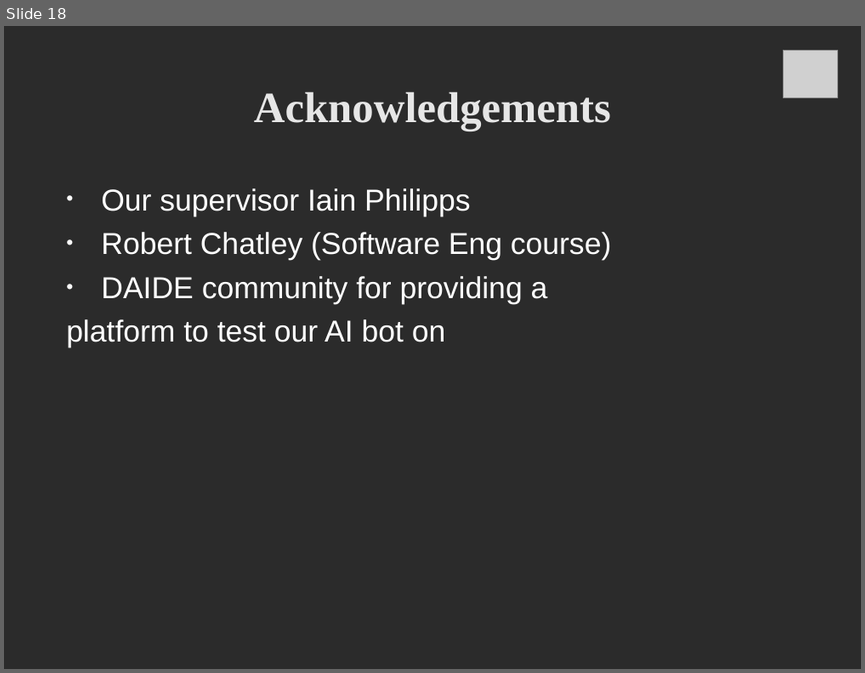
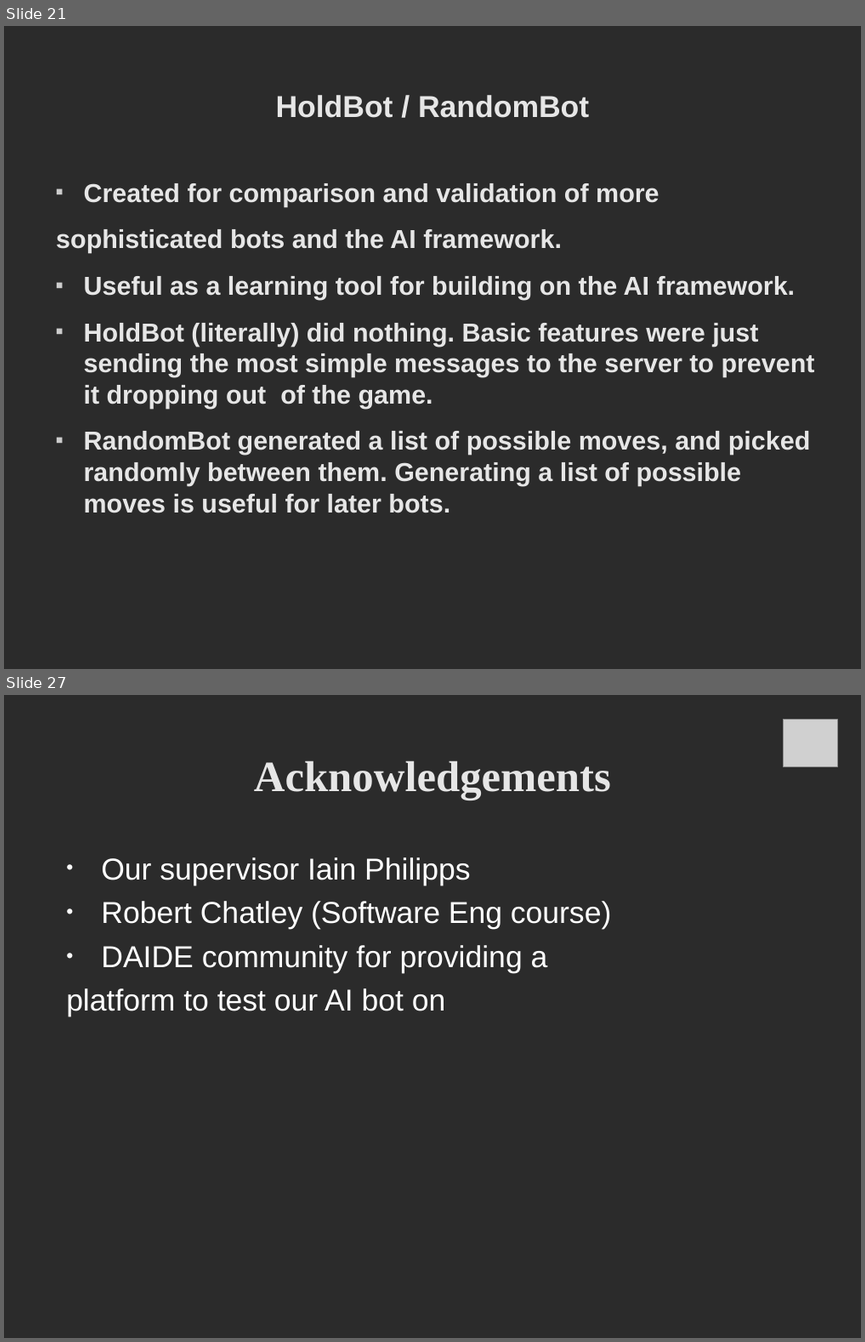
Before and after one commit to deltaluca/flappy, a slide deck: Presentation/ProjectDemonstration.odp. Shown one above the other, each under a label of ours: slide 18 before the commit, slides 21 and 27 after it; the slides between them are not shown. The pictures are 865x673 and 865x1342 pixels, drawn with LibreOffice and Linux fonts; fonts in the diff are those of the drawing; grey boxes stand for pictures; background and template pictures are left out; a plain dark background stands for a picture behind light text. Boxes give left, top, right and bottom in pixels: in the first picture for what was removed or moved away, otherwise in the second. Text is boxed around its words. In the diff, an @@ line names an element or a change of style, - is before the commit and + after.

```diff
--- a/Presentation/ProjectDemonstration.odp
+++ b/Presentation/ProjectDemonstration.odp
@@ slide 21 added at bbox=[4, 26, 861, 669], background picture (left out) @@
@@ title added at bbox=[276, 95, 589, 118], 28 pt, text #E6E6E6, bold @@
+HoldBot / RandomBot
@@ text added at bbox=[56, 183, 815, 513], 24 pt, text #E6E6E6, bold @@
+■ Created for comparison and validation of more
+sophisticated bots and the AI framework.
+■ Useful as a learning tool for building on the AI framework.
+■ HoldBot (literally) did nothing. Basic features were just sending the most simple messages to the server to prevent it dropping out of the game.
+■ RandomBot generated a list of possible moves, and picked randomly between them. Generating a list of possible moves is useful for later bots.
@@ what was slide 18 is now slide 27 @@
```
Also in this commit, not shown: 10 slides changed, 13 other slides added, 5 slides removed.
